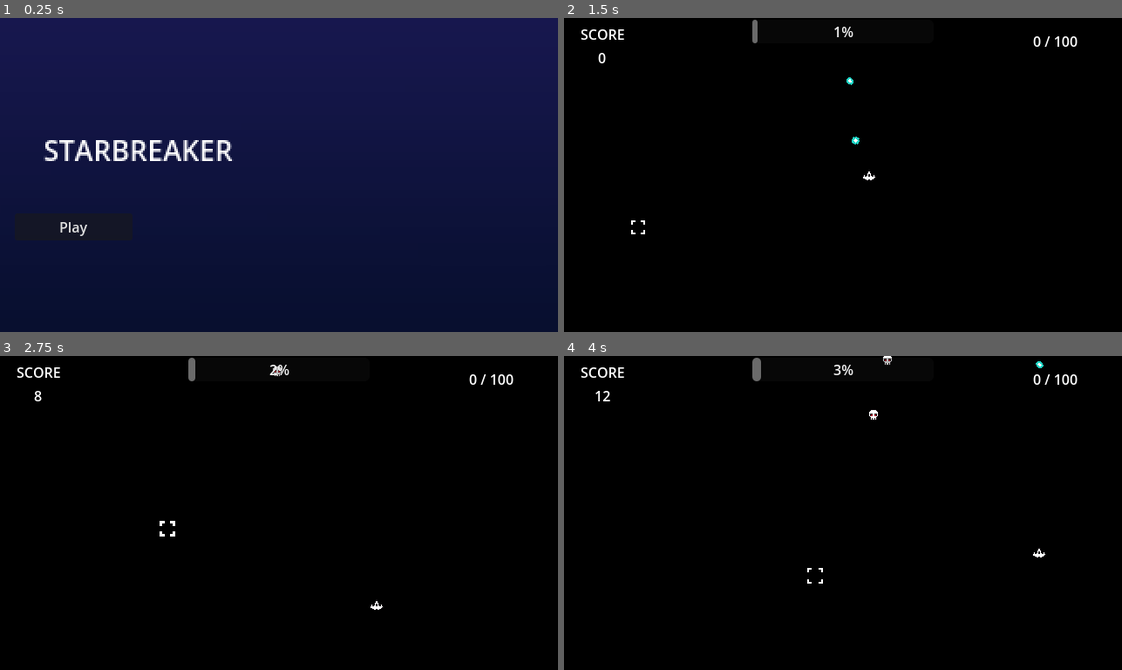
Above: before the commit, frames 1-4 (two rows, left to right).
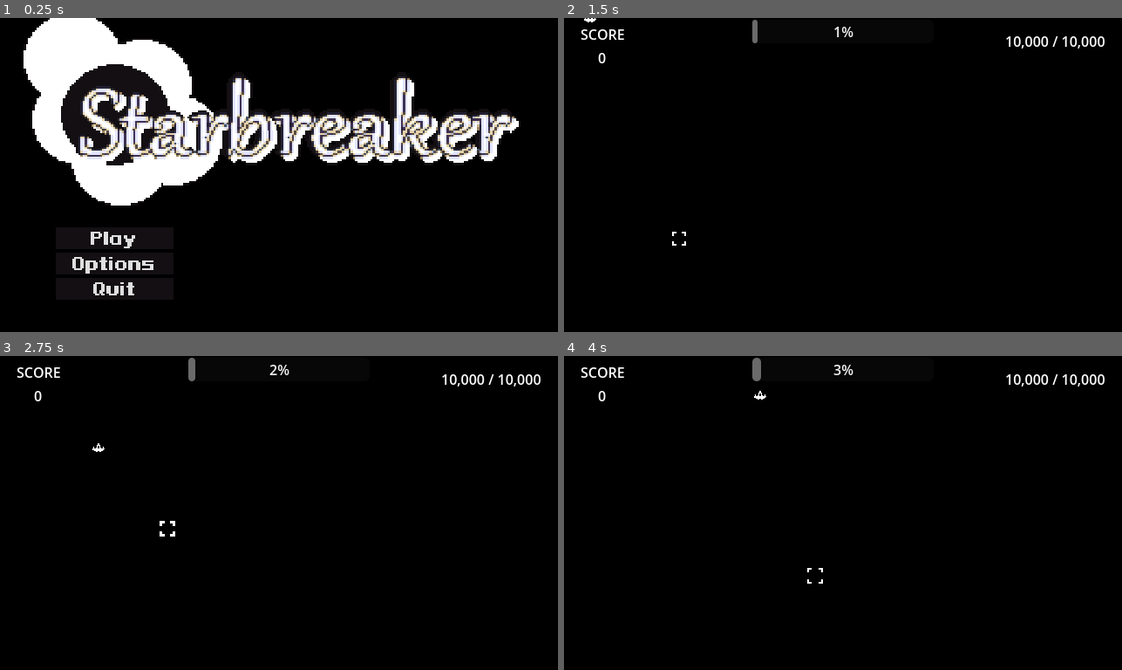
Above: after the commit, the same moments.

Repository: Middoyu/Starbreaker
Game: Godot game, scene res://Game Folder/main_manager.tscn
Two runs of this game, one before a commit and one after it. Both use one fixed random seed, a clock stepped at 60 frames per second and the inputs below. Sound files missing from this copy of the repository are replaced by a short silence.
Inputs (mouse positions are in pixels of both pictures, inside the frame that each line leads up to):
- Up to frame 1 (0.25 s): no input
- Up to frame 2 (1.5 s): click "Play" at 0.5 s; tap Enter (ui_accept) at 1.25 s; move the mouse to (965, 159) at 1.27 s; press the mouse at (965, 159) at 1.28 s; hold Right (ui_right) from 1.28 s (still down); tap C (breaker) at 1.35 s
- Up to frame 3 (2.75 s): tap Enter (ui_accept) at 1.52, 2.27 s; move the mouse to (167, 528) at 2.02 s; release Right (ui_right) at 2.03 s; release the mouse at (167, 528) at 2.03 s; hold Down (ui_down) from 2.03 s (still down); click (167, 528) at 2.1 s; tap C (breaker) at 2.3 s
- Up to frame 4 (4 s): move the mouse to (898, 443) at 2.77 s; release Down (ui_down) at 2.78 s; press the mouse at (898, 443) at 2.78 s; hold Right (ui_right) 2.78-3.53 s; tap C (breaker) at 2.85, 3.8 s; move the mouse to (815, 575) at 3.52 s; release the mouse at (815, 575) at 3.53 s; hold Up (ui_up) from 3.53 s (still down); tap Shift (movement_util) at 3.6 s; tap Enter (ui_accept) at 3.77 s

The runs differ from the first frame. In frame 1, 98% of the frame differs, in the area x 0-100%, y 0-100%; in frame 2, 0.4%; in frame 3, 0.4%; in frame 4, 0.5%.

Commit message:
Tutorial & Main Menu Updates
Started working on the tutorial early for early testers to easily understand the game. Main Menu got updated from it's boring look also.

Diff:
--- /dev/null
+++ b/Game Folder/game_assets/Enemies/Lil Guy/Base/LilGuy.tscn
@@ -0,0 +1,202 @@
+[gd_scene load_steps=15 format=3 uid="uid://oiy27n4n4kr7"]
+
+[ext_resource type="Texture2D" uid="uid://c5ecg2tyq2x43" path="res://Game Folder/game_assets/Enemies/Lil Guy/Sprites/Lil Guy.png" id="1_dwf44"]
+[ext_resource type="AudioStream" uid="uid://k1hr05gvycvx" path="res://Game Folder/game_assets/Enemies/Lil Guy/Music/audio_lilguy_talk.wav" id="2_dguqf"]
+[ext_resource type="FontFile" uid="uid://cohq7acthuyhd" path="res://Game Folder/game_assets/Menus/Themes/TutorialDialogue/PixeloidSansBold-PKnYd.ttf" id="2_k4k30"]
+[ext_resource type="AudioStream" uid="uid://c27lbkt2sfyc6" path="res://Game Folder/game_assets/Enemies/Lil Guy/Music/starbreaker_lilguy_theme.wav" id="4_7sv45"]
+[ext_resource type="Texture2D" uid="uid://b52qkf01xivrm" path="res://Game Folder/game_assets/Enemies/Lil Guy/Sprites/textbox.png" id="5_fttqa"]
+
+[sub_resource type="GDScript" id="GDScript_iy3v5"]
+resource_name = "lilguy"
+script/source = "extends CharacterBody2D
+@onready var dialogue: RichTextLabel = $Dialogue
+@onready var talk: AudioStreamPlayer = $Talk
+@onready var can_progress = false
+@onready var prev_visible_characters = 0
+@onready var dialogue_value = -1
+@onready var music: AudioStreamPlayer = $Music
+@onready var sprite: AnimatedSprite2D = $Sprite
+
+func _physics_process(delta: float) -> void:
+	dialogue.visible_ratio = move_toward(dialogue.visible_ratio, 1, 0.55 * delta)
+	if dialogue.visible_ratio >= 1.0:
+		dialogue_finished()
+	if can_progress == true and Input.is_action_just_pressed(\"primary\"):
+		dialogue_value += 1
+		progress_dialogue()
+	if dialogue.visible_ratio <= 1.0:
+		talking_sfx()
+
+func new_dialogue(text : String):
+	dialogue_playing()
+	dialogue.text = text
+	dialogue.visible_ratio = 0
+
+
+func dialogue_playing():
+	sprite.play(\"talk\")
+	can_progress = false
+
+func dialogue_finished():
+	sprite.play(\"idle\")
+	can_progress = true
+
+
+func talking_sfx():
+	if not is_same(dialogue.visible_characters, prev_visible_characters):
+		talk.play()
+		prev_visible_characters = dialogue.visible_characters
+
+
+func pause_music(is_paused):
+	match is_paused:
+		false:
+			music.play()
+		true:
+			music.stop()
+
+func progress_dialogue():
+	match dialogue_value:
+		0:
+			new_dialogue(\"Yo! This is example text for the tutorial!\")
+		1:
+			new_dialogue(\"Who are you?\")
+		2:
+			new_dialogue(\"...\")
+			pause_music(true)
+		3:
+			new_dialogue(\"..?\")
+		4:
+			new_dialogue(\"It doesn't matter then.\")
+			pause_music(false)
+		5:
+			new_dialogue(\"Why the fuck are you here?\")
+"
+
+[sub_resource type="AtlasTexture" id="AtlasTexture_j3qv2"]
+atlas = ExtResource("1_dwf44")
+region = Rect2(0, 0, 48, 48)
+
+[sub_resource type="AtlasTexture" id="AtlasTexture_f4uoq"]
+atlas = ExtResource("1_dwf44")
+region = Rect2(0, 0, 48, 48)
+
+[sub_resource type="AtlasTexture" id="AtlasTexture_di6yy"]
+atlas = ExtResource("1_dwf44")
+region = Rect2(48, 0, 48, 48)
+
+[sub_resource type="SpriteFrames" id="SpriteFrames_3ljlq"]
+animations = [{
+"frames": [{
+"duration": 1.0,
+"texture": SubResource("AtlasTexture_j3qv2")
+}],
+"loop": true,
+"name": &"idle",
+"speed": 5.0
+}, {
+"frames": [{
+"duration": 1.0,
+"texture": SubResource("AtlasTexture_f4uoq")
+}, {
+"duration": 1.0,
+"texture": SubResource("AtlasTexture_di6yy")
+}],
+"loop": true,
+"name": &"talk",
+"speed": 5.0
+}]
+
+[sub_resource type="Animation" id="Animation_rcj73"]
+resource_name = "BOB"
+loop_mode = 2
+tracks/0/type = "value"
+tracks/0/imported = false
+tracks/0/enabled = true
+tracks/0/path = NodePath("Sprite:offset")
+tracks/0/interp = 2
+tracks/0/loop_wrap = true
+tracks/0/keys = {
+"times": PackedFloat32Array(0, 1),
+"transitions": PackedFloat32Array(1, 1),
+"update": 0,
+"values": [Vector2(0, 0), Vector2(0, -2)]
+}
+
+[sub_resource type="AnimationLibrary" id="AnimationLibrary_ka6bd"]
+_data = {
+"BOB": SubResource("Animation_rcj73")
+}
+
+[sub_resource type="Theme" id="Theme_r4fwe"]
+default_font = ExtResource("2_k4k30")
+default_font_size = 20
+
+[sub_resource type="AudioStreamRandomizer" id="AudioStreamRandomizer_1pchx"]
+random_pitch = 1.1
+streams_count = 1
+stream_0/stream = ExtResource("2_dguqf")
+stream_0/weight = 1.0
+
+[node name="LilGuy" type="CharacterBody2D"]
+position = Vector2(320, 128)
+motion_mode = 1
+script = SubResource("GDScript_iy3v5")
+
+[node name="Sprite" type="AnimatedSprite2D" parent="."]
+sprite_frames = SubResource("SpriteFrames_3ljlq")
+animation = &"idle"
+autoplay = "idle"
+frame_progress = 0.383752
+
+[node name="PersonalCamera" type="Camera2D" parent="."]
+zoom = Vector2(2, 2)
+
+[node name="BobbingAnimation" type="AnimationPlayer" parent="."]
+libraries = {
+"": SubResource("AnimationLibrary_ka6bd")
+}
+autoplay = "BOB"
+
+[node name="Dialogue" type="RichTextLabel" parent="."]
+anchors_preset = 7
+anchor_left = 0.5
+anchor_top = 1.0
+anchor_right = 0.5
+anchor_bottom = 1.0
+offset_left = -64.0
+offset_top = 16.0
+offset_right = 80.0
+offset_bottom = 69.0
+grow_horizontal = 2
+grow_vertical = 0
+pivot_offset = Vector2(62, 12)
+mouse_filter = 1
+theme = SubResource("Theme_r4fwe")
+theme_override_colors/default_color = Color(0, 0, 0, 1)
+theme_override_colors/font_shadow_color = Color(0, 0, 0, 0.0392157)
+theme_override_constants/shadow_offset_x = 1
+theme_override_constants/shadow_offset_y = 1
+theme_override_fonts/bold_font = ExtResource("2_k4k30")
+theme_override_font_sizes/normal_font_size = 11
+bbcode_enabled = true
+fit_content = true
+scroll_active = false
+tab_size = 10
+threaded = true
+visible_characters_behavior = 1
+text_direction = 1
+
+[node name="Talk" type="AudioStreamPlayer" parent="."]
+stream = SubResource("AudioStreamRandomizer_1pchx")
+volume_db = -15.0
+
+[node name="Music" type="AudioStreamPlayer" parent="."]
+stream = ExtResource("4_7sv45")
+volume_db = -16.0
+autoplay = true
+
+[node name="Sprite2D" type="Sprite2D" parent="."]
+z_index = -13
+position = Vector2(0, 8)
+texture = ExtResource("5_fttqa")
--- a/Game Folder/game_assets/Menus/MainMenu/BASE/mainmenu.tscn
+++ b/Game Folder/game_assets/Menus/MainMenu/BASE/mainmenu.tscn
@@ -1,6 +1,8 @@
-[gd_scene load_steps=5 format=3 uid="uid://c8cl1sli3qnjh"]
+[gd_scene load_steps=8 format=3 uid="uid://c8cl1sli3qnjh"]
 
 [ext_resource type="AudioStream" uid="uid://c531nix6id5xh" path="res://Game Folder/game_assets/Menus/MainMenu/BASE/mainmenu.wav" id="1_j4fed"]
+[ext_resource type="Texture2D" uid="uid://d38sar1je8rdt" path="res://Game Folder/game_assets/Menus/MainMenu/Sprites/title.png" id="2_leuxi"]
+[ext_resource type="Theme" uid="uid://b1rbffoke0vnr" path="res://Game Folder/game_assets/Menus/Themes/THEME.tres" id="3_mm2qm"]
 
 [sub_resource type="GDScript" id="GDScript_cf4c7"]
 resource_name = "mainmenu"
@@ -20,15 +22,34 @@
 	main_menu.hide()
 "
 
-[sub_resource type="Gradient" id="Gradient_mu3cn"]
-interpolation_mode = 2
-interpolation_color_space = 2
-colors = PackedColorArray(0.027451, 0.0588235, 0.168627, 1, 0.105882, 0.101961, 0.333333, 1)
+[sub_resource type="Animation" id="Animation_c6u7e"]
+resource_name = "bob"
+length = 2.0
+loop_mode = 1
+tracks/0/type = "value"
+tracks/0/imported = false
+tracks/0/enabled = true
+tracks/0/path = NodePath(".:position")
+tracks/0/interp = 2
+tracks/0/loop_wrap = true
+tracks/0/keys = {
+"times": PackedFloat32Array(0, 1),
+"transitions": PackedFloat32Array(1, 1),
+"update": 0,
+"values": [Vector2(0, -140), Vector2(0, -135)]
+}
 
-[sub_resource type="GradientTexture2D" id="GradientTexture2D_nc3u1"]
-gradient = SubResource("Gradient_mu3cn")
-fill_from = Vector2(0.491453, 1)
-fill_to = Vector2(0.487179, 0.0042735)
+[sub_resource type="AnimationLibrary" id="AnimationLibrary_0bqiu"]
+_data = {
+"bob": SubResource("Animation_c6u7e")
+}
+
+[sub_resource type="ParticleProcessMaterial" id="ParticleProcessMaterial_e5p0j"]
+particle_flag_disable_z = true
+emission_shape = 3
+emission_box_extents = Vector3(1000, 1000, 1)
+gravity = Vector3(0, 0, 0)
+color = Color(1, 1, 1, 0.00784314)
 
 [node name="MainMenu" type="Node2D"]
 script = SubResource("GDScript_cf4c7")
@@ -49,24 +70,19 @@
 offset_right = 640.0
 offset_bottom = 360.0
 
-[node name="Starbreaker" type="Label" parent="MainMenu"]
-top_level = true
-layout_mode = 1
-anchors_preset = -1
-anchor_top = 0.356
-anchor_right = 0.5
-anchor_bottom = 0.5
-offset_top = -0.160004
-offset_right = -160.0
-offset_bottom = -29.0
-grow_horizontal = 2
-grow_vertical = 2
-scale = Vector2(2, 2)
-mouse_filter = 1
-text = "Starbreaker"
-horizontal_alignment = 1
-vertical_alignment = 1
-uppercase = true
+[node name="Title" type="TextureRect" parent="MainMenu"]
+layout_mode = 0
+offset_top = -138.841
+offset_right = 640.0
+offset_bottom = 453.159
+texture = ExtResource("2_leuxi")
+
+[node name="Animation" type="AnimationPlayer" parent="MainMenu/Title"]
+libraries = {
+"": SubResource("AnimationLibrary_0bqiu")
+}
+autoplay = "bob"
+playback_default_blend_time = 1.0
 
 [node name="Container" type="VBoxContainer" parent="MainMenu"]
 z_index = 5
@@ -74,36 +90,25 @@
 anchors_preset = 2
 anchor_top = 1.0
 anchor_bottom = 1.0
-offset_left = 17.0
-offset_top = -136.0
-offset_right = 152.0
-offset_bottom = -105.0
+offset_left = 64.0
+offset_top = -120.0
+offset_right = 199.0
+offset_bottom = -19.0
 grow_vertical = 0
+theme = ExtResource("3_mm2qm")
 
 [node name="PLAY" type="Button" parent="MainMenu/Container"]
 layout_mode = 2
+theme = ExtResource("3_mm2qm")
 text = "Play"
 
 [node name="OPTIONS" type="Button" parent="MainMenu/Container"]
-visible = false
 layout_mode = 2
 text = "Options"
 
 [node name="QUIT" type="Button" parent="MainMenu/Container"]
-visible = false
 layout_mode = 2
 text = "Quit"
-
-[node name="Background" type="TextureRect" parent="MainMenu"]
-z_index = -10
-z_as_relative = false
-layout_mode = 1
-offset_left = -144.0
-offset_top = -96.0
-offset_right = 784.0
-offset_bottom = 456.0
-mouse_filter = 2
-texture = SubResource("GradientTexture2D_nc3u1")
 
 [node name="Options" type="Control" parent="."]
 visible = false
@@ -113,5 +118,14 @@
 offset_bottom = 360.0
 metadata/_edit_use_anchors_ = true
 
+[node name="Motionlines" type="GPUParticles2D" parent="."]
+position = Vector2(336, 8)
+amount = 2743
+process_material = SubResource("ParticleProcessMaterial_e5p0j")
+lifetime = 3.0
+preprocess = 20.0
+fixed_fps = 60
+visibility_rect = Rect2(-348, -25, 686.5, 387)
+
 [connection signal="pressed" from="MainMenu/Container/PLAY" to="." method="play_pressed"]
 [connection signal="pressed" from="MainMenu/Container/OPTIONS" to="." method="options_pressed"]
--- /dev/null
+++ b/Game Folder/game_assets/Menus/Themes/THEME.tres
@@ -0,0 +1,17 @@
+[gd_resource type="Theme" load_steps=4 format=3 uid="uid://b1rbffoke0vnr"]
+
+[ext_resource type="FontFile" uid="uid://cohq7acthuyhd" path="res://Game Folder/game_assets/Menus/Themes/TutorialDialogue/PixeloidSansBold-PKnYd.ttf" id="1_c6gth"]
+[ext_resource type="Texture2D" uid="uid://c0v5q1fgdsek2" path="res://Game Folder/game_assets/Menus/Themes/Sprite-0002.png" id="2_vofbu"]
+
+[sub_resource type="StyleBoxTexture" id="StyleBoxTexture_jmitd"]
+texture = ExtResource("2_vofbu")
+axis_stretch_horizontal = 2
+axis_stretch_vertical = 2
+region_rect = Rect2(29, 17, 49, 37)
+
+[resource]
+default_font = ExtResource("1_c6gth")
+default_font_size = 20
+Button/font_sizes/font_size = 20
+Button/fonts/font = ExtResource("1_c6gth")
+Button/styles/normal = SubResource("StyleBoxTexture_jmitd")
--- a/Game Folder/game_assets/Player/HUD/hud.tscn
+++ b/Game Folder/game_assets/Player/HUD/hud.tscn
@@ -4,7 +4,6 @@
 resource_name = "HUD_script"
 script/source = "extends Control
 @onready var charge_progressbar: ProgressBar = $charge_progressbar
-@onready var level_progressbar: ProgressBar = $level_progressbar
 @onready var label: Label = $lvl_progress
 @onready var score_text: Label = $Container/ScoreText
 @onready var score_count: Label = $Container/ScoreCount
@@ -16,15 +15,15 @@
 	hud_setup()
 
 func _process(delta: float) -> void:
-	label.text = str(level_progressbar.value) + \" / \" + str(global.lvl_manager.xp_until_lvlup)
+	#label.text = str(level_progressbar.value) + \" / \" + str(global.lvl_manager.xp_until_lvlup)
 	score_update()
 	update_charge_display()
 
 func hud_setup(): # Sets up the Player HUD
 	top_level = true
 	await get_tree().create_timer(1.0).timeout
-	global.lvl_manager.connect(\"xp_gained\", update_level_display, 1)
-	global.lvl_manager.connect(\"level_up\", level_up_reaction, 0)
+	#global.lvl_manager.connect(\"xp_gained\", update_level_display, 1)
+	#global.lvl_manager.connect(\"level_up\", level_up_reaction, 0)
 
 #region Charge Section
 
@@ -36,8 +35,8 @@
 func score_update():
 	score_count.text = str(score_event.score)
 
-func update_level_display(amount):
-	level_progressbar.value += amount
+#func update_level_display(amount):
+	#level_progressbar.value += amount
 
 func level_up_reaction():
 	global.main_manager.display_upgrade_UI()
@@ -64,20 +63,6 @@
 grow_horizontal = 2
 size_flags_horizontal = 8
 mouse_filter = 1
-
-[node name="level_progressbar" type="ProgressBar" parent="."]
-layout_mode = 1
-anchors_preset = 8
-anchor_left = 0.5
-anchor_top = 0.5
-anchor_right = 0.5
-anchor_bottom = 0.5
-offset_left = -72.0
-offset_top = -13.0
-offset_right = 72.0
-offset_bottom = 14.0
-grow_horizontal = 2
-grow_vertical = 2
 
 [node name="lvl_progress" type="Label" parent="."]
 layout_mode = 1
--- a/Game Folder/game_assets/Player/Main/Player.tscn
+++ b/Game Folder/game_assets/Player/Main/Player.tscn
@@ -1207,7 +1207,7 @@
 [node name="Sprite" type="AnimatedSprite2D" parent="."]
 material = SubResource("ShaderMaterial_5bb6v")
 sprite_frames = SubResource("SpriteFrames_wirgs")
-animation = &"death"
+animation = &"idle"
 autoplay = "idle"
 
 [node name="PlayerHurtbox" type="Area2D" parent="." node_paths=PackedStringArray("parent")]
--- a/Game Folder/game_assets/Stages/0 - ProtoZone/ProtoZone.tscn
+++ b/Game Folder/game_assets/Stages/0 - ProtoZone/ProtoZone.tscn
@@ -1,8 +1,7 @@
-[gd_scene load_steps=11 format=3 uid="uid://dkvxr10sg8n2a"]
+[gd_scene load_steps=10 format=3 uid="uid://dkvxr10sg8n2a"]
 
-[ext_resource type="AudioStream" uid="uid://ccg5a62soyu8i" path="res://Game Folder/game_assets/Stages/0 - ProtoZone/MUSIC/protozone_theme.wav" id="1_fr3tk"]
+[ext_resource type="AudioStream" uid="uid://ciupcitcc4blx" path="res://Game Folder/game_assets/Enemies/Lil Guy/Music/tutorial_starbreaker.wav" id="1_n3ajg"]
 [ext_resource type="PackedScene" uid="uid://cr5lkcdqqb78g" path="res://Game Folder/game_components/camera_component/Camera/camera_base.tscn" id="1_qus8j"]
-[ext_resource type="PackedScene" uid="uid://dluss20quhs7j" path="res://Game Folder/game_assets/Stages/00 - BASE/lvl_manager/lvl_manager.tscn" id="2_u04bs"]
 [ext_resource type="PackedScene" uid="uid://dju5f2wa2fucv" path="res://Game Folder/game_assets/Player/Main/Player.tscn" id="3_4psp2"]
 [ext_resource type="PackedScene" uid="uid://ujg1l8k67orr" path="res://Game Folder/game_assets/Player/Crosshair/BASE/crosshair.tscn" id="4_wdv7a"]
 [ext_resource type="PackedScene" uid="uid://5lh8eipbj0c6" path="res://Game Folder/game_assets/Player/HUD/hud.tscn" id="5_n4xl8"]
@@ -12,12 +11,7 @@
 script/source = "extends StageBase
 
 func stage_specifc_spawns():
-	if is_boss_active == false:
-		randomize()
-		spawn_enemies(\"res://Game Folder/game_assets/Enemies/Test_Enemy/enemy.tscn\", Vector2(randi_range(0, 640), -10))
-		match enemy_spawn_count:
-			1:
-				pass
+	pass
 "
 
 [sub_resource type="ParticleProcessMaterial" id="ParticleProcessMaterial_pd37p"]
@@ -36,9 +30,7 @@
 
 [node name="ProtoZone" type="Node2D"]
 script = SubResource("GDScript_6nudx")
-music_WAV = ExtResource("1_fr3tk")
-
-[node name="LVL_MANAGER" parent="." instance=ExtResource("2_u04bs")]
+music_WAV = ExtResource("1_n3ajg")
 
 [node name="Motionlines" type="GPUParticles2D" parent="."]
 position = Vector2(320, -164)
@@ -61,7 +53,6 @@
 
 [node name="Player" parent="." instance=ExtResource("3_4psp2")]
 material = SubResource("ShaderMaterial_gp1op")
-position = Vector2(320, 181)
 
 [node name="Collision" type="CollisionShape2D" parent="Player"]
 shape = SubResource("CircleShape2D_58yg0")
@@ -81,17 +72,14 @@
 offset_bottom = 30.0
 rounded = true
 
-[node name="level_progressbar" parent="HUD" index="1"]
-visible = false
-
-[node name="lvl_progress" parent="HUD" index="2"]
+[node name="lvl_progress" parent="HUD" index="1"]
 offset_left = 184.0
 offset_top = 16.0
 offset_right = 304.0
 offset_bottom = 40.0
 horizontal_alignment = 1
 
-[node name="Container" parent="HUD" index="3"]
+[node name="Container" parent="HUD" index="2"]
 offset_left = -312.0
 offset_top = 8.0
 offset_right = -239.0
--- a/Game Folder/game_assets/Stages/00 - BASE/base_stage_script.gd
+++ b/Game Folder/game_assets/Stages/00 - BASE/base_stage_script.gd
@@ -1,5 +1,7 @@
 extends Node2D
 class_name StageBase
+
+const LVL_MANAGER = preload("res://Game Folder/game_assets/Stages/00 - BASE/lvl_manager/lvl_manager.tscn")
 
 # Music variables
 @export var music_WAV : AudioStreamWAV
@@ -19,6 +21,8 @@
 
 
 func _ready() -> void:
+	var i = LVL_MANAGER
+	i.instantiate()
 	global.current_stage = self
 	mainloop_setup()
 	music_setup()
--- a/Game Folder/game_assets/Stages/00 - BASE/lvl_manager/lvl_manager.tscn
+++ b/Game Folder/game_assets/Stages/00 - BASE/lvl_manager/lvl_manager.tscn
@@ -36,6 +36,9 @@
 func update_score_per_sec():
 	if is_instance_valid(global.current_stage):
 		score_event.update_score(4)
+
+func _exit_tree() -> void:
+	global.lvl_manager = null
 "
 
 [node name="LVL_MANAGER" type="Node"]
--- a/project.godot
+++ b/project.godot
@@ -37,6 +37,7 @@
 window/stretch/mode="viewport"
 window/stretch/aspect="expand"
 window/per_pixel_transparency/allowed=true
+window/vsync/vsync_mode=2
 
 [editor_plugins]
 
@@ -48,6 +49,7 @@
 "res://Game Folder/game_assets/Enemies/": "red",
 "res://Game Folder/game_assets/Items/": "orange",
 "res://Game Folder/game_assets/Menus/": "yellow",
+"res://Game Folder/game_assets/Menus/Themes/": "purple",
 "res://Game Folder/game_assets/Player/": "blue",
 "res://Game Folder/game_assets/Stages/": "green",
 "res://z_Export/": "gray"
Not shown, added: Game Folder/game_assets/Enemies/Lil Guy/Music/audio_lilguy_talk.wav.import
Not shown, added: Game Folder/game_assets/Enemies/Lil Guy/Music/starbreaker_lilguy_theme.wav.import
Not shown, added: Game Folder/game_assets/Enemies/Lil Guy/Music/tutorial_starbreaker.wav.import
Binary file added: Game Folder/game_assets/Enemies/Lil Guy/Sprites/Lil Guy.png
Not shown, added: Game Folder/game_assets/Enemies/Lil Guy/Sprites/Lil Guy.png.import
Binary file added: Game Folder/game_assets/Enemies/Lil Guy/Sprites/box.png
Not shown, added: Game Folder/game_assets/Enemies/Lil Guy/Sprites/box.png.import
Binary file added: Game Folder/game_assets/Enemies/Lil Guy/Sprites/textbox.png
Not shown, added: Game Folder/game_assets/Enemies/Lil Guy/Sprites/textbox.png.import
Binary file added: Game Folder/game_assets/Menus/MainMenu/Sprites/title.png
Not shown, added: Game Folder/game_assets/Menus/MainMenu/Sprites/title.png.import
Binary file added: Game Folder/game_assets/Menus/Themes/Sprite-0002.png
(and 10 more such lines)
